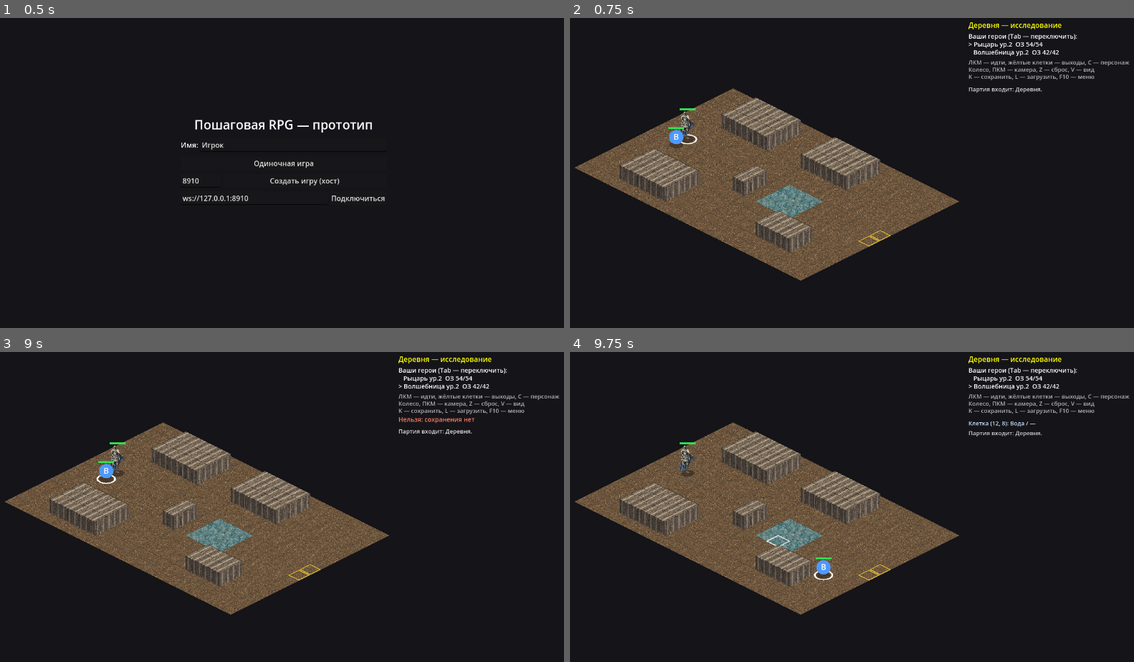
Above: before the commit, frames 1-4 (two rows, left to right).
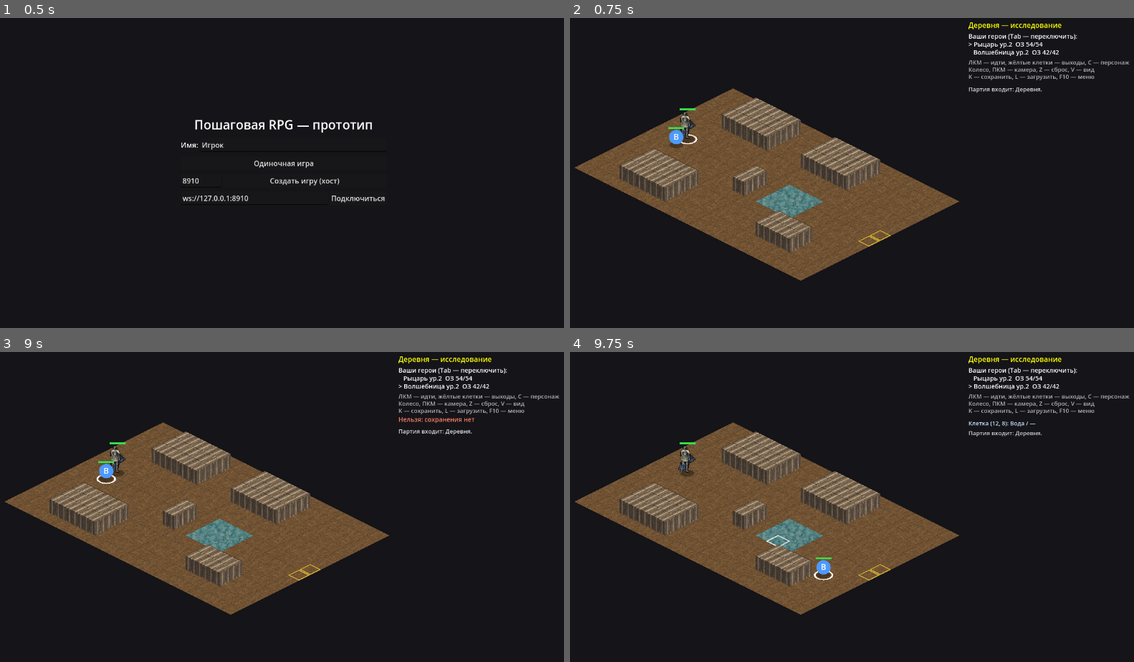
Above: after the commit, the same moments.

Repository: rsfbhdr143/rpg
Game: Godot game, scene res://scenes/menu.tscn
Two runs of this game, one before a commit and one after it. Both use one fixed random seed, a clock stepped at 60 frames per second and the inputs below.
Inputs (mouse positions are in pixels of both pictures, inside the frame that each line leads up to):
- Up to frame 1 (0.5 s): no input
- Up to frame 2 (0.75 s): click "Одиночная игра" at 0.5 s
- Up to frame 3 (9 s): tap Enter at 1.25, 2.75, 4.25 s; move the mouse to (411, 494) at 1.27 s; tap C at 1.35, 8.85 s; click (411, 494) at 1.42 s; tap Space at 1.52, 2, 3.5, 4.52, 5, 7.52 s; drag from (169, 525) to (253, 575) at 2.02 s; move the mouse to (338, 438) at 2.77 s; tap Z at 2.85 s; click (338, 438) at 2.92 s; drag from (253, 575) to (112, 460) at 3.52 s; move the mouse to (456, 556) at 4.27 s; tap L at 4.35 s; click (456, 556) at 4.42 s; drag from (112, 460) to (197, 429) at 5.02 s; move the mouse to (310, 510) at 5.77 s; tap Tab at 5.85 s; click (310, 510) at 5.92 s; drag from (197, 429) to (169, 525) at 6.52 s; move the mouse to (411, 494) at 7.27 s; tap 1 at 7.35 s; click (411, 494) at 7.42 s; drag from (169, 525) to (253, 575) at 8.02 s; move the mouse to (338, 438) at 8.77 s; click (338, 438) at 8.92 s
- Up to frame 4 (9.75 s): drag from (823, 575) to (682, 460) at 9.52 s

Frame 1 is identical in both runs. In frame 2, 2.0% of the frame differs, in the area x 1-69%, y 23-85%; in frame 3, 2.0%; in frame 4, 2.1%.

Commit message:
Пиксельный вид всех картинок при импорте и список картинок для прототипа
settings.pixelate в data/sprites.json: импорт уменьшает рисованные картинки до размера
в игровых пикселях, сводит к немногим цветам, делает края резкими и обводит фигуры.
Исходники не меняются, выключил настройку — картинки снова рисованные.
Размеры под экран прототипа: юнит 44 px, клетка пола 24 px, значок 24 px,
у каждой картинки из генератора можно задать свой (px -> pixel_box в подсказке).

prompts.json: герои, NPC и враги из сюжета, портреты, объекты на клетках,
дома отдельным видом, погост, болото, курган, заставки и предметы (117 картинок).
Новые категории привязок: portraits, props, images, items.

Co-Authored-By: Claude Opus 5.5 <noreply@anthropic.com>
Claude-Session: https://claude.ai/code/session_015bx4gKmgoXGi7NgJY2uSUG

Diff:
--- a/art/catalog.json
+++ b/art/catalog.json
@@ -4,17 +4,17 @@
    "sheet": "res://art/sprites/fireball.png",
    "kind": "icon",
    "frame": [
-    512,
-    476
+    26,
+    24
    ],
    "pad": 1,
    "cols": 1,
    "count": 1,
-   "pixel_art": false,
+   "pixel_art": true,
    "source": [
     "generated/skills/fireball.webp"
    ],
-   "scale": 0.5079,
+   "scale": 0.0238,
    "animations": {
     "idle": {
      "start": 0,
@@ -28,17 +28,17 @@
    "sheet": "res://art/sprites/steam.png",
    "kind": "effect",
    "frame": [
-    512,
-    500
+    24,
+    23
    ],
    "pad": 1,
    "cols": 1,
    "count": 1,
-   "pixel_art": false,
+   "pixel_art": true,
    "source": [
     "generated/surfaces/steam.webp"
    ],
-   "scale": 0.5596,
+   "scale": 0.0262,
    "animations": {
     "idle": {
      "start": 0,
@@ -52,17 +52,17 @@
    "sheet": "res://art/sprites/water.png",
    "kind": "tile",
    "frame": [
-    512,
-    512
+    72,
+    72
    ],
    "pad": 1,
    "cols": 1,
    "count": 1,
-   "pixel_art": false,
+   "pixel_art": true,
    "source": [
     "generated/surfaces/water.webp"
    ],
-   "scale": 0.5,
+   "scale": 0.0703,
    "opaque": true,
    "animations": {
     "idle": {
@@ -77,17 +77,17 @@
    "sheet": "res://art/sprites/village_floor.png",
    "kind": "tile",
    "frame": [
-    512,
-    512
+    72,
+    72
    ],
    "pad": 1,
    "cols": 1,
    "count": 1,
-   "pixel_art": false,
+   "pixel_art": true,
    "source": [
     "generated/tiles/village_floor.webp"
    ],
-   "scale": 0.5,
+   "scale": 0.0703,
    "opaque": true,
    "animations": {
     "idle": {
@@ -102,17 +102,17 @@
    "sheet": "res://art/sprites/village_wall.png",
    "kind": "tile",
    "frame": [
-    512,
-    512
+    72,
+    72
    ],
    "pad": 1,
    "cols": 1,
    "count": 1,
-   "pixel_art": false,
+   "pixel_art": true,
    "source": [
     "generated/tiles/village_wall.webp"
    ],
-   "scale": 0.5,
+   "scale": 0.0703,
    "opaque": true,
    "animations": {
     "idle": {
@@ -127,17 +127,17 @@
    "sheet": "res://art/sprites/goblin_warrior.png",
    "kind": "unit",
    "frame": [
-    337,
-    512
+    24,
+    36
    ],
    "pad": 1,
    "cols": 1,
    "count": 1,
-   "pixel_art": false,
+   "pixel_art": true,
    "source": [
     "generated/units/goblin_warrior.webp"
    ],
-   "scale": 0.4559,
+   "scale": 0.0303,
    "animations": {
     "idle": {
      "start": 0,
@@ -151,17 +151,17 @@
    "sheet": "res://art/sprites/knight.png",
    "kind": "unit",
    "frame": [
-    344,
-    512
+    32,
+    46
    ],
    "pad": 1,
    "cols": 1,
    "count": 1,
-   "pixel_art": false,
+   "pixel_art": true,
    "source": [
     "generated/units/knight.webp"
    ],
-   "scale": 0.5251,
+   "scale": 0.0451,
    "animations": {
     "idle": {
      "start": 0,
--- a/art/inbox/generated/units/goblin_warrior.art.json
+++ b/art/inbox/generated/units/goblin_warrior.art.json
@@ -1 +1 @@
-{"id": "goblin_warrior", "bind": "units/goblin_warrior", "kind": "unit", "cols": 1, "rows_count": 1}
+{"id": "goblin_warrior", "bind": "units/goblin_warrior", "kind": "unit", "cols": 1, "rows_count": 1, "pixel_box": [30, 34]}
--- a/data/sprites.json
+++ b/data/sprites.json
@@ -7,6 +7,15 @@
     "surface_alpha": 0.85,
     "cloud_alpha": 0.6,
     "texture_cells": 3,
+    "pixelate": {
+      "enabled": true,
+      "unit": 44,
+      "cell": 24,
+      "icon": 24,
+      "colors": 24,
+      "tile_colors": 12,
+      "outline": true
+    },
     "sprites_face": "right"
   },
   "units": {
--- a/scripts/ui/game_view.gd
+++ b/scripts/ui/game_view.gd
@@ -49,8 +49,10 @@
 	GameData.ensure_loaded()
 	SpriteLibrary.ensure_loaded()
 	iso = str(SpriteLibrary.setting("projection", "isometric")) != "topdown"
-	if bool(SpriteLibrary.setting("pixel_art", false)):
-		texture_filter = CanvasItem.TEXTURE_FILTER_NEAREST
+	var pixelate: Variant = SpriteLibrary.setting("pixelate", {})
+	if bool(SpriteLibrary.setting("pixel_art", false)) \
+			or pixelate is Dictionary and not pixelate.is_empty() and bool(pixelate.get("enabled", true)):
+		texture_filter = CanvasItem.TEXTURE_FILTER_NEAREST   # пиксель-арт без размытия при увеличении
 	_font = ThemeDB.fallback_font
 	Net.notice.connect(_on_notice)
 	Net.disconnected.connect(_on_disconnected)
--- a/tools/art/prompts.json
+++ b/tools/art/prompts.json
@@ -1,24 +1,37 @@
 {
-  "_readme": "Что рисует tools/art/generate.py. Описания на  …(137 unchanged characters)… ) задаётся сам: персонажи — unit, навыки и статусы — icon, поверхности — texture или cloud, пол — texture, стена — wall; поменять: {\"kind\": \"object\", \"subject\": \"...\"}.",
+  "_readme": "Что рисует tools/art/generate.py. Описания на  …(137 unchanged characters)… ) задаётся сам: персонажи — unit, навыки, статусы и предметы — icon, поверхности — texture или cloud, пол — texture, стена — wall, портреты — portrait, объекты на клетке (props) — object, дома — building, заставки (images) — scene; поменять: {\"kind\": \"object\", \"subject\": \"...\"}. px — размер в игровых пикселях [ширина, высота], в который картинка уменьшится при импорте (пиксельный вид, data/sprites.json → settings.pixelate). bind — своя привязка, например одна картинка на два id: [\"units/mukhoglot\", \"units/boss_mukhoglot\"].",
   "settings": {
     "style": "color",
-    "variants": 3,
-    "retries": 3,
+    "variants": 2,
+    "retries": 2,
     "checkpoint": "sd_xl_base_1.0.safetensors",
     "lora": "auto",
     "lora_strength": 0.9,
     "trigger": "wdct",
-    "steps": 25,
+    "steps": 22,
     "cfg": 6.5,
     "sampler": "dpmpp_2m",
     "scheduler": "karras",
-    "comfy_url": ["http://127.0.0.1:8188", "http://127.0.0.1:8000"],
+    "comfy_url": [
+      "http://127.0.0.1:8188",
+      "http://127.0.0.1:8000"
+    ],
     "comfy_app": "",
     "comfy_dir": "C:/ComfyUI",
     "comfy_args": [],
     "models": {
-      "turbo": {"steps": 8, "cfg": 2.0, "sampler": "dpmpp_sde", "scheduler": "karras"},
-      "lightning": {"steps": 8, "cfg": 1.5, "sampler": "euler", "scheduler": "sgm_uniform"}
+      "turbo": {
+        "steps": 8,
+        "cfg": 2.0,
+        "sampler": "dpmpp_sde",
+        "scheduler": "karras"
+      },
+      "lightning": {
+        "steps": 8,
+        "cfg": 1.5,
+        "sampler": "euler",
+        "scheduler": "sgm_uniform"
+      }
     }
   },
   "styles": {
@@ -28,42 +41,107 @@
   "negative": "photo, photorealistic, 3d render, blurry, lowres, jpeg artifacts, text, letters, watermark, signature, frame, border, black border",
   "kinds": {
     "unit": {
-      "size": [832, 1216],
-      "variants": 4,
+      "size": [
+        832,
+        1216
+      ],
+      "variants": 3,
       "prompt": "{style}, {subject}, full body, standing, seen from slightly above, three-quarter view, simple clear silhouette, single character, centered, isolated on a plain white background",
-      "negative": "multiple characters, multiple views, crop …(389 unchanged characters)… , building, landscape background, scene"
+      "negative": "multiple characters, multiple views, crop …(389 unchanged characters)… , building, landscape background, scene",
+      "px": [
+        32,
+        44
+      ]
     },
     "object": {
-      "size": [832, 1216],
+      "size": [
+        832,
+        1216
+      ],
       "prompt": "{style}, {subject}, the whole object, isometric three-quarter view from above, single object, centered, plain white background",
-      "negative": "multiple objects, cropped, cut off, scenery, landscape, ground, ground patch, cast shadow, parchment, aged paper, floating objects, horse, castle, building, landscape background, scene"
+      "negative": "multiple objects, cropped, cut off, scenery, landscape, ground, ground patch, cast shadow, parchment, aged paper, floating objects, horse, castle, building, landscape background, scene",
+      "px": [
+        48,
+        72
+      ]
+    },
+    "building": {
+      "size": [
+        1024,
+        1024
+      ],
+      "prompt": "{style}, {subject}, the whole building, isometric three-quarter view from above, single building, centered, plain white background",
+      "negative": "multiple buildings, village, street, cropped, cut off, scenery, landscape, ground patch, cast shadow, parchment, aged paper, people, horse, sky, clouds, trees, landscape background",
+      "px": [
+        72,
+        72
+      ]
     },
     "icon": {
-      "size": [1024, 1024],
+      "size": [
+        1024,
+        1024
+      ],
       "prompt": "{style}, game ability icon, {subject}, single emblem, centered, bold simple shapes, vivid colors, high contrast, isolated on a plain white background",
       "negative": "multiple icons, icon grid, cropped, scenery",
       "lora_strength": 0.7
     },
     "texture": {
-      "size": [1024, 1024],
+      "size": [
+        1024,
+        1024
+      ],
       "prompt": "{style}, seamless repeating pattern of {subject}, flat 2d game texture viewed straight from above, the pattern fills the entire frame edge to edge, no objects, evenly lit",
       "negative": "landscape, scenery, perspective, horizon, sky, road, path, buildings, houses, trees, characters, people, frame, border, vignette, paper edge, ship, boat, sail, sea horizon, sun, sunset, moon, clouds, castle, horse, figure, scene, illustration",
       "tileable": true,
       "lora_strength": 0.4
     },
     "wall": {
-      "size": [1024, 1024],
+      "size": [
+        1024,
+        1024
+      ],
       "prompt": "{style}, seamless repeating pattern of {subject}, flat 2d game texture, straight-on view, the pattern fills the entire frame edge to edge, no objects, evenly lit",
       "negative": "landscape, scenery, perspective, sky, ground, whole building, house, roof, door, window, trees, characters, people, frame, border, vignette, paper edge, ship, sea, sun, sunset, castle, horse, figure, scene, illustration",
       "tileable": true,
       "lora_strength": 0.4
     },
     "cloud": {
-      "size": [1024, 1024],
+      "size": [
+        1024,
+        1024
+      ],
       "prompt": "{subject}, a soft wispy drifting cloud, glowing, isolated on a pure black background",
       "negative": "sky, landscape, ground, horizon, sea, frame, border, paper, cropped",
       "alpha_from_black": true,
       "lora_strength": 0
+    },
+    "portrait": {
+      "size": [
+        1024,
+        1024
+      ],
+      "prompt": "{style}, head and shoulders portrait of {subject}, facing the viewer, expressive face, centered, simple dark muted background",
+      "negative": "multiple people, full body, hands, cropped head, frame, border, text",
+      "lora_strength": 0.7,
+      "px": [
+        64,
+        64
+      ]
+    },
+    "scene": {
+      "size": [
+        1344,
+        768
+      ],
+      "prompt": "{style}, {subject}, wide view, gloomy late autumn, fog, northern borderland village",
+      "negative": "frame, border, black border, text, letters, modern, cars",
+      "lora_strength": 0.8,
+      "px": [
+        320,
+        180
+      ],
+      "pixel_colors": 32
     }
   },
   "units": {
@@ -71,17 +149,102 @@
     "wizard": "a young female wizard in a long crimson robe, holding one plain straight wooden staff upright in her right hand, left hand empty",
     "ranger": "a hooded ranger in a green cloak and leather armor, a longbow slung across his back, a quiver at his hip, hands empty",
     "cleric": "a female cleric in white and gold vestments, holding one simple mace in her right hand, a holy pendant on her chest",
-    "wolf": "a lean grey wolf, snarling, standing on four legs, side view",
-    "goblin_warrior": "a small green goblin warrior in ragged brown leather, gripping one short crude cleaver in his right hand, left hand empty",
-    "goblin_shaman": "a hunched green goblin shaman with a bone necklace and a feathered headdress, leaning on one crooked wooden walking stick",
-    "training_dummy": {"kind": "object", "subject": "a straw training dummy on a wooden post with a burlap sack head"}
+    "wolf": {
+      "subject": "a lean grey wolf, snarling, standing on four legs, side view",
+      "px": [
+        44,
+        30
+      ]
+    },
+    "goblin_warrior": {
+      "subject": "a small green goblin warrior in ragged brown leather, gripping one short crude cleaver in his right hand, left hand empty",
+      "px": [
+        30,
+        34
+      ]
+    },
+    "goblin_shaman": {
+      "subject": "a hunched green goblin shaman with a bone necklace and a feathered headdress, leaning on one crooked wooden walking stick",
+      "px": [
+        32,
+        36
+      ]
+    },
+    "training_dummy": {
+      "kind": "object",
+      "subject": "a straw training dummy on a wooden post with a burlap sack head"
+    },
+    "risen": "a risen corpse in a torn white burial shroud, grey rotting skin, both arms reaching forward, shambling",
+    "skeleton": "a skeleton warrior in tattered rags holding one rusty notched sword in his right hand",
+    "drowned": "a bloated drowned corpse covered in green pond weed and mud, pale blue-green skin, dripping water",
+    "goblin_scout": {
+      "subject": "a skinny green goblin scout in a hooded ragged cloak, holding one short bow in his left hand",
+      "px": [
+        30,
+        34
+      ]
+    },
+    "lado_body": "a pale dead young nobleman with empty white eyes in an elegant dark red doublet, holding one thin rapier, a crude crown of bones on his head",
+    "lado_ghost": "the translucent glowing pale blue-white ghost of a young nobleman in an elegant doublet, sad face",
+    "mukhoglot": {
+      "subject": "a fat green goblin shaman wearing a cracked animal skull as a mask, black flies buzzing around him, holding one bone staff",
+      "bind": [
+        "units/mukhoglot",
+        "units/boss_mukhoglot"
+      ],
+      "px": [
+        40,
+        48
+      ]
+    },
+    "tadeush": "a gaunt elderly priest in a black cassock holding a smoking censer on a chain",
+    "marta": "a sturdy red-haired woman tavern keeper in a green dress and a white apron, arms crossed, stern",
+    "pipin": {
+      "subject": "a tiny fussy notary man in a pince-nez and a brown coat, holding a rolled scroll",
+      "px": [
+        26,
+        34
+      ]
+    },
+    "sych": "a hunched old gravedigger in a patched coat holding a shovel and a lantern",
+    "gunter": {
+      "subject": "a huge burly bald blacksmith in a leather apron holding one hammer",
+      "px": [
+        36,
+        48
+      ]
+    },
+    "vetla": "a bent old herbalist woman in a shawl leaning on a gnarled walking stick, bundles of herbs on her belt",
+    "zaraza": {
+      "subject": "an angry white goat with one broken horn, standing on four legs, side view",
+      "px": [
+        34,
+        28
+      ]
+    },
+    "shmyg": {
+      "subject": "a skinny cowardly green goblin, hunched, nervous grin, ragged loincloth, empty hands",
+      "px": [
+        26,
+        32
+      ]
+    }
   },
   "tiles": {
+    "cemetery/floor": "dry autumn grass with fallen yellow leaves and patches of dark earth",
+    "cemetery/wall": "old mossy fieldstone wall",
     "village/floor": "packed brown dirt with sparse tufts of short grass and small pebbles",
     "village/wall": "whitewashed plaster between dark oak timber beams",
-    "forest/floor": "moss, fallen leaves, short grass and twigs",
-    "forest/wall": {"kind": "object", "subject": "an old gnarled oak tree with a thick trunk and a dense leafy crown"},
-    "goblin_camp/floor": "trampled mud with dry grass, small bones and ash",
+    "forest/floor": "boggy marsh ground with moss, small dark puddles and fallen alder leaves",
+    "forest/wall": {
+      "kind": "object",
+      "subject": "a gnarled black alder tree with a crooked trunk and sparse autumn leaves",
+      "px": [
+        40,
+        64
+      ]
+    },
+    "goblin_camp/floor": "trampled mud of an ancient burial mound with dry grass, small bones and ash",
     "goblin_camp/wall": "sharpened wooden logs standing side by side, bound with rope"
   },
   "surfaces": {
@@ -127,5 +290,224 @@
     "blessed": "a golden halo",
     "cursed": "a purple evil eye",
     "regenerating": "a green leaf with a small heart"
+  },
+  "portraits": {
+    "knight": "a stern medieval knight with short grey hair and a scar, plate armor and a deep blue tabard",
+    "wizard": "a young female wizard with dark braided hair in a crimson hooded robe",
+    "ranger": "a hooded ranger with a short beard in a green cloak",
+    "cleric": "a female cleric in white and gold vestments with a holy pendant, calm face",
+    "tadeush": "a gaunt elderly priest in a black cassock, sunken cheeks, thin grey hair",
+    "marta": "a sturdy red-haired woman tavern keeper, freckles, stern eyes, white apron",
+    "pipin": "a tiny fussy notary in a pince-nez and a brown coat, nervous",
+    "sych": "an old hunched gravedigger with a grey stubble and a patched cap",
+    "gunter": "a huge burly bald blacksmith with a thick beard and a leather apron",
+    "vetla": "a wrinkled old herbalist woman in a shawl with sharp eyes and herbs in her hair",
+    "zaraza": "an angry white goat with one broken horn, glaring",
+    "shmyg": "a skinny cowardly green goblin with big ears and a nervous grin",
+    "mukhoglot": "a fat green goblin shaman wearing a cracked animal skull as a mask, black flies around",
+    "lado": "a cheerful young nobleman with a rakish grin and a thin mustache, elegant dark red doublet",
+    "lado_ghost": "the glowing pale blue-white ghost of a young nobleman with a sad smile"
+  },
+  "props": {
+    "grave": {
+      "subject": "a grave mound with a simple wooden cross",
+      "px": [
+        32,
+        28
+      ]
+    },
+    "tombstone": {
+      "subject": "a weathered mossy stone tombstone",
+      "px": [
+        16,
+        22
+      ]
+    },
+    "open_grave": {
+      "subject": "a freshly dug open grave pit with a pile of earth and a shovel stuck in it",
+      "px": [
+        36,
+        24
+      ],
+      "bind": [
+        "props/open_grave",
+        "props/fresh_grave"
+      ]
+    },
+    "coffin": {
+      "subject": "a closed plain wooden coffin",
+      "px": [
+        32,
+        18
+      ]
+    },
+    "funeral_candles": {
+      "subject": "a group of three tall funeral candles burning",
+      "px": [
+        14,
+        18
+      ]
+    },
+    "bell_tower": {
+      "subject": "a small old stone chapel bell tower with a pointed roof and a bell",
+      "px": [
+        48,
+        112
+      ],
+      "kind": "building",
+      "size": [
+        832,
+        1216
+      ]
+    },
+    "fence": {
+      "subject": "a short section of old wooden picket fence",
+      "px": [
+        32,
+        18
+      ]
+    },
+    "dead_tree": {
+      "subject": "a dead leafless black tree with twisted branches",
+      "px": [
+        40,
+        68
+      ]
+    },
+    "house": {
+      "subject": "a small timber-framed village house with a thatched roof",
+      "px": [
+        72,
+        72
+      ],
+      "kind": "building"
+    },
+    "tavern": {
+      "subject": "a two-storey timber village tavern with a hanging sign and a thatched roof",
+      "px": [
+        88,
+        84
+      ],
+      "kind": "building"
+    },
+    "smithy": {
+      "subject": "a village smithy with an open forge, an anvil and a chimney",
+      "px": [
+        72,
+        68
+      ],
+      "kind": "building"
+    },
+    "well": {
+      "subject": "a stone village well with a small wooden roof and a bucket",
+      "px": [
+        24,
+        32
+      ]
+    },
+    "tree": {
+      "subject": "an autumn tree with orange and yellow leaves",
+      "px": [
+        48,
+        72
+      ]
+    },
+    "bush": {
+      "subject": "a small autumn bush",
+      "px": [
+        24,
+        18
+      ]
+    },
+    "reeds": {
+      "subject": "a clump of marsh reeds and cattails",
+      "px": [
+        20,
+        28
+      ]
+    },
+    "rock": {
+      "subject": "a mossy grey boulder",
+      "px": [
+        24,
+        18
+      ]
+    },
+    "tent": {
+      "subject": "a crude goblin tent made of patched hides on poles",
+      "px": [
+        48,
+        40
+      ]
+    },
+    "campfire": {
+      "subject": "a small campfire with burning logs",
+      "px": [
+        20,
+        22
+      ]
+    },
+    "totem": {
+      "subject": "a crude goblin totem pole with animal skulls and feathers",
+      "px": [
+        16,
+        44
+      ]
+    },
+    "bones": {
+      "subject": "a small pile of bones and a skull",
+      "px": [
+        20,
+        12
+      ]
+    },
+    "chest": {
+      "subject": "a small iron-bound wooden treasure chest",
+      "px": [
+        20,
+        18
+      ]
+    },
+    "pyre": {
+      "subject": "a funeral pyre of stacked logs",
+      "px": [
+        36,
+        30
+      ]
+    },
+    "bone_throne": {
+      "subject": "a crude throne made of bones and skulls",
+      "px": [
+        40,
+        44
+      ]
+    },
+    "vetla_hut": {
+      "subject": "a crooked old herbalist hut with a mossy roof and drying herbs hanging by the door",
+      "px": [
+        72,
+        64
+      ],
+      "kind": "building"
+    },
+    "lado_tracks": {
+      "subject": "a short trail of muddy footprints on the ground, seen from above",
+      "px": [
+        32,
+        16
+      ]
+    }
+  },
+  "images": {
+    "title": "a lonely village cemetery on a hill at sunset, crows circling over a small bell tower, a fresh grave in the foreground",
+    "intro_1": "a funeral procession of villagers carrying a coffin along a muddy village road at dusk, crows on a fence",
+    "intro_2": "mourners standing around an open grave at a cemetery at sunset, an old priest in black reading a prayer over a coffin",
+    "intro_3": "an empty open coffin at a cemetery, mourners recoiling in horror, crows taking flight, pale mist rising from the graves",
+    "intro_4": "muddy footprints leading from a cemetery into a misty swamp forest of alders, a faint ghostly figure among the trees"
+  },
+  "items": {
+    "potion": "a small glass bottle of red healing potion with a cork",
+    "letter": "a folded letter sealed with red wax",
+    "gold": "a small pile of gold coins"
   }
 }
Binary file changed: art/sprites/fireball.png
Binary file changed: art/sprites/goblin_warrior.png
Binary file changed: art/sprites/knight.png
Binary file changed: art/sprites/steam.png
Binary file changed: art/sprites/village_floor.png
Binary file changed: art/sprites/village_wall.png
Binary file changed: art/sprites/water.png
Not shown, changed: tools/art/generate.py
Not shown, changed: tools/art/import_art.py
Not shown, changed: tools/art/test_generate.py
Not shown, changed: tools/art/test_import_art.py
